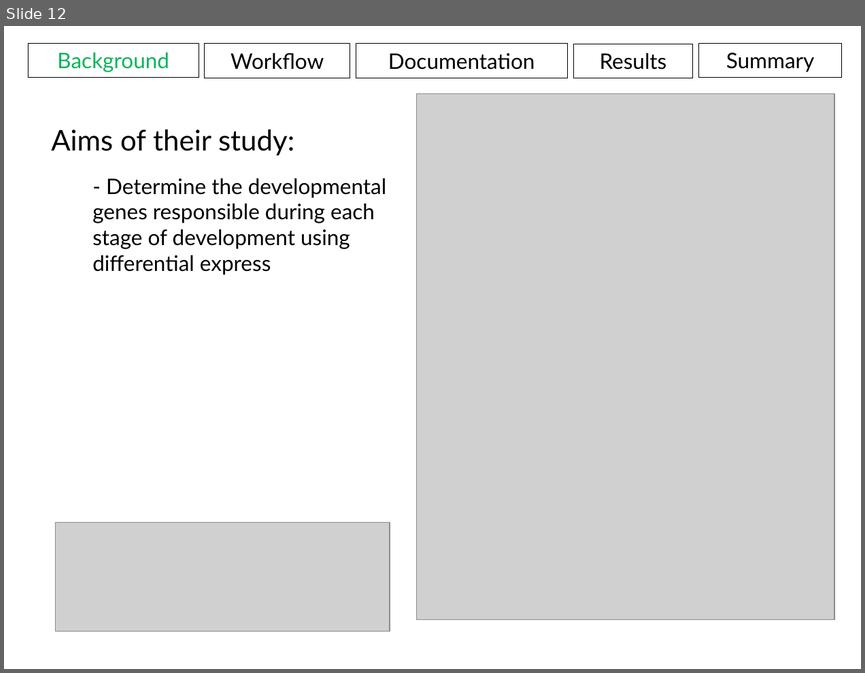
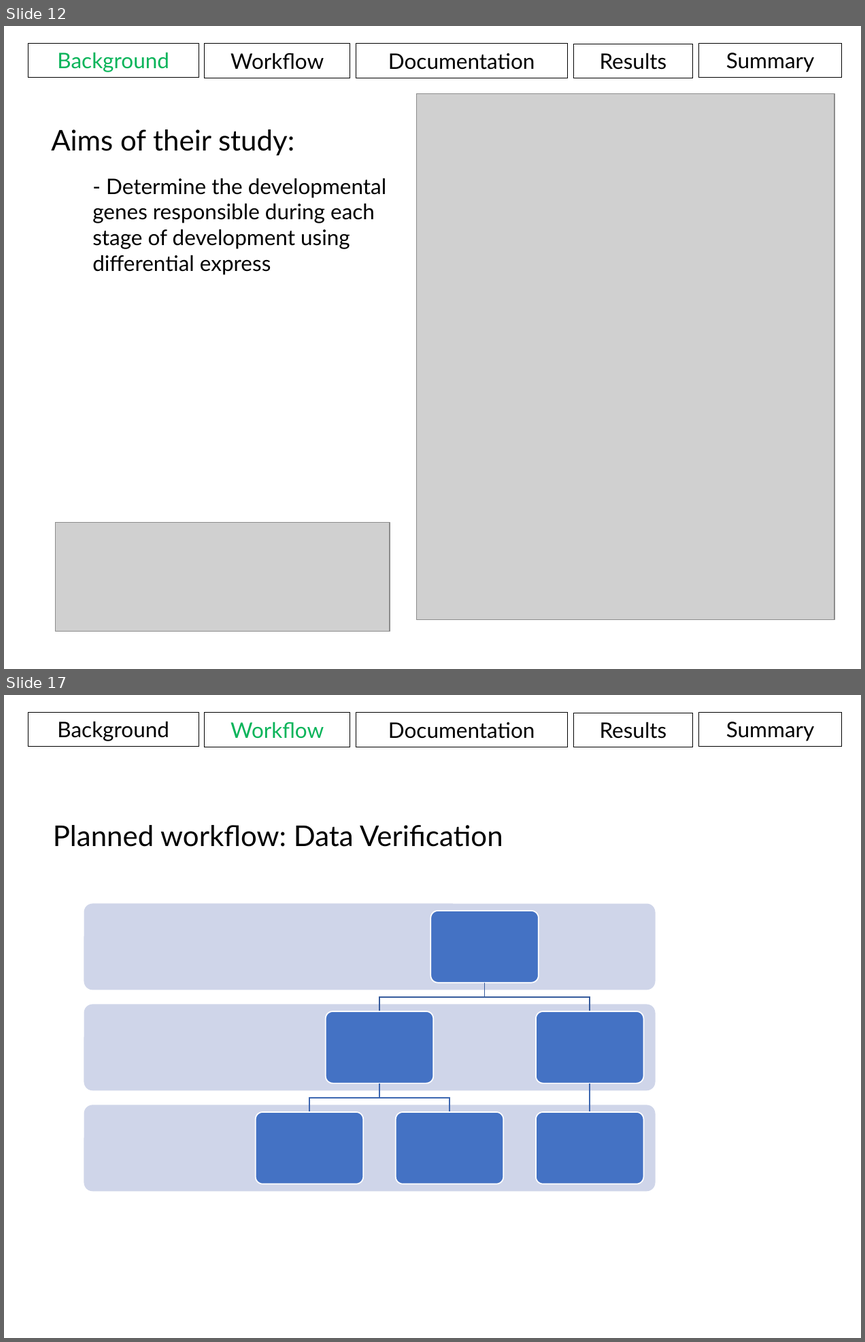
Before and after one commit to aweeger/BCB546X_FinalGroup, a slide deck: Presentation.pptx. Shown one above the other, each under a label of ours: slide 12 before the commit, slides 12 and 17 after it; the slides between them are not shown. The pictures are 865x673 and 865x1342 pixels, drawn with LibreOffice and Linux fonts; fonts in the diff are those of the drawing; grey boxes stand for pictures. Boxes give left, top, right and bottom in pixels: in the first picture for what was removed or moved away, otherwise in the second. Text is boxed around its words. In the diff, an @@ line names an element or a change of style, - is before the commit and + after.

```diff
--- a/Presentation.pptx
+++ b/Presentation.pptx
@@ slide 17 added at <box>4,695,861,1338</box>, background #FFFFFF @@
@@ rectangle added at <box>28,712,198,747</box>, outline #000000 0.75 pt, 18 pt, text #000000 @@
+Background
@@ rectangle added at <box>205,713,350,747</box>, outline #000000 0.75 pt, 18 pt, text #0AB45A @@
+Workflow
@@ rectangle added at <box>356,713,567,747</box>, outline #000000 0.75 pt, 18 pt, text #000000 @@
+Documentation
@@ rectangle added at <box>574,713,692,747</box>, outline #000000 0.75 pt, 18 pt, text #000000 @@
+Results
@@ rectangle added at <box>699,712,841,747</box>, outline #000000 0.75 pt, 18 pt, text #000000 @@
+Summary
@@ text added at <box>53,825,503,847</box>, 24 pt, text #000000 @@
+Planned workflow: Data Verification
@@ group added at <box>84,903,655,1191</box>: 9 rounded rectangles, 5 freeform shapes @@
```
Also in this commit, not shown: 4 slides changed, 13 other slides added, 1 slide removed.
